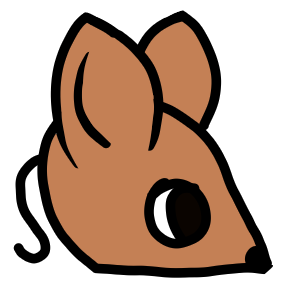
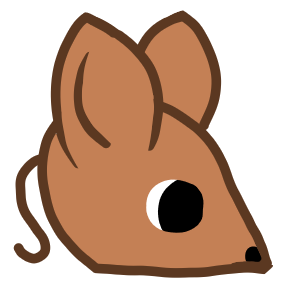
Before/after of a 288px x 288px layered artwork. What changed in the layer stack:
added layer "Copy of outline_v2" above "outline_v2" over [13, 10, 273, 278]
renamed "Paint Layer 8" to "outline_v1", hid it over [13, 10, 273, 278]
added group "Group 10" with 2 layers above "body_v2" over [144, 128, 256, 256]
added layer "Paint Layer 8" in group "Group 10" over [144, 128, 256, 256]
added layer "body_v2" above "body_v1" over [13, 10, 273, 278]
renamed "Paint Layer 9" to "body_v1", hid it over [13, 10, 256, 278]
